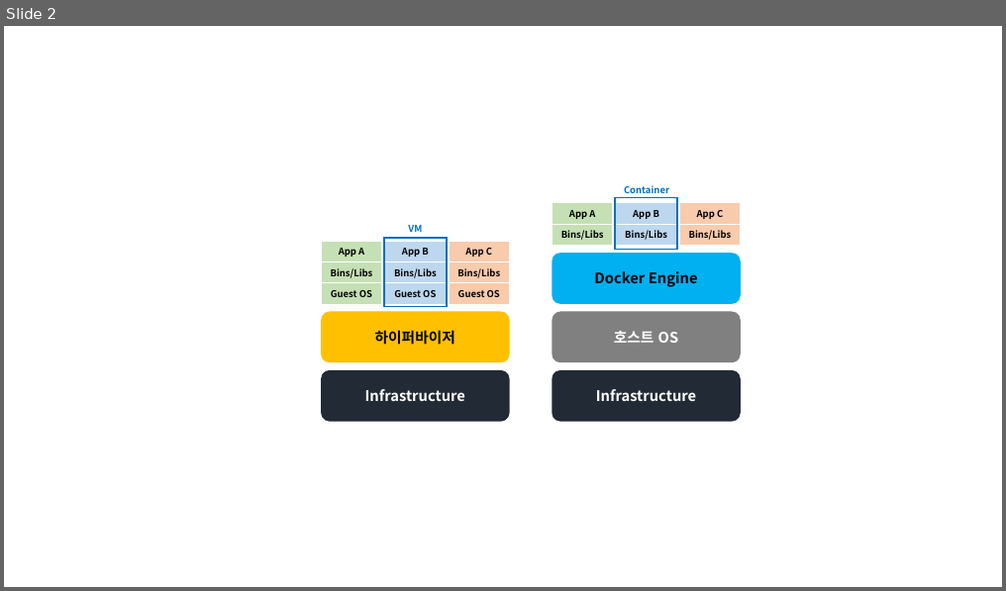
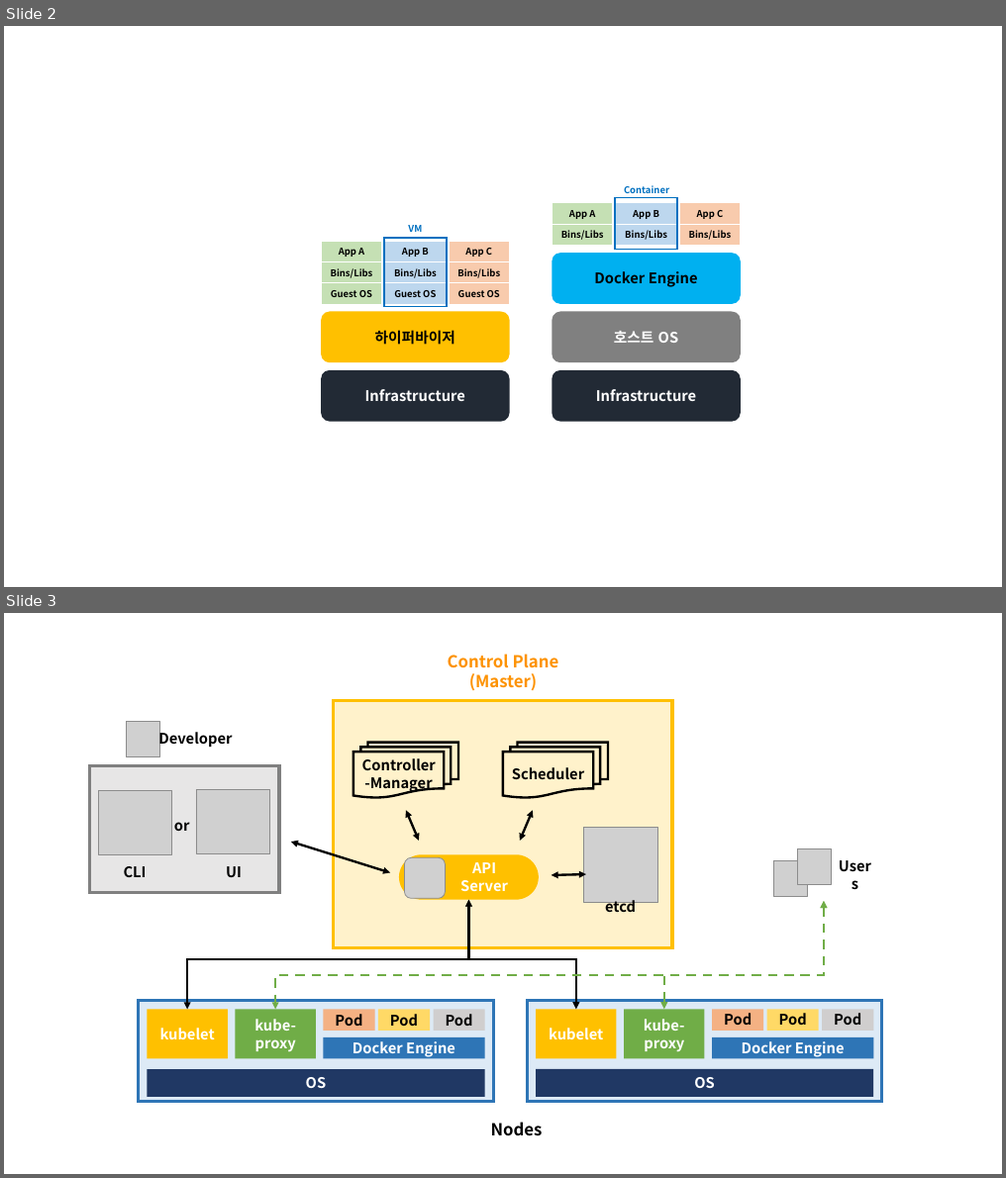
Before and after one commit to lja9702/CS_for_noob, a slide deck: Cloud/image/img ppt.pptx. Shown one above the other, each under a label of ours: slide 2 before the commit, slides 2 and 3 after it. The pictures are 1006x591 and 1006x1178 pixels, drawn with LibreOffice and Linux fonts; fonts in the diff are those of the drawing; grey boxes stand for pictures. Boxes give left, top, right and bottom in pixels: in the first picture for what was removed or moved away, otherwise in the second. Text is boxed around its words. In the diff, an @@ line names an element or a change of style, - is before the commit and + after.

```diff
--- a/Cloud/image/img ppt.pptx
+++ b/Cloud/image/img ppt.pptx
@@ slide 3 added at [4,613,1002,1174], background #FFFFFF @@
@@ group added at [90,722,279,893]: 3 pictures, 2 texts, 2 rounded rectangles, 1 rectangle @@
+Developer
+UI
+CLI
+or
@@ double arrow added from (291, 842) to (390, 872), #000000 2.25 pt @@
@@ picture added at [798,849,832,884] @@
@@ group added at [334,654,672,950]: 3 texts, 3 double arrows, 2 pictures, 2 flow chart multidocuments, 1 rectangle, 1 rounded rectangle @@
+Control Plane
+(Master)
+etcd
+API Server
+Controller-Manager
+Scheduler
@@ picture added at [773,861,807,897] @@
@@ rounded rectangle added at [827,861,883,889], 14 pt, text #000000, bold @@
+Users
@@ elbow double arrow added from (469, 900) to (187, 1010), #000000 2.25 pt @@
@@ elbow double arrow added from (824, 901) to (275, 1010), #70AD47 2.25 pt dashed @@
@@ elbow double arrow added from (469, 900) to (576, 1010), #000000 2.25 pt @@
@@ elbow double arrow added from (824, 901) to (664, 1010), #70AD47 2.25 pt dashed @@
@@ group added at [138,1001,494,1102]: 8 rectangles @@
+kubelet
+kube-proxy
+OS
+Docker Engine
+Pod
+Pod
+Pod
@@ group added at [528,1001,883,1102]: 8 rectangles @@
+kubelet
+kube-proxy
+OS
+Docker Engine
+Pod
+Pod
+Pod
@@ text added at [491,1122,543,1137], 16 pt, text #000000, bold @@
+Nodes
```
Also in this commit, not shown: 2 other slides added, 6 other files.
